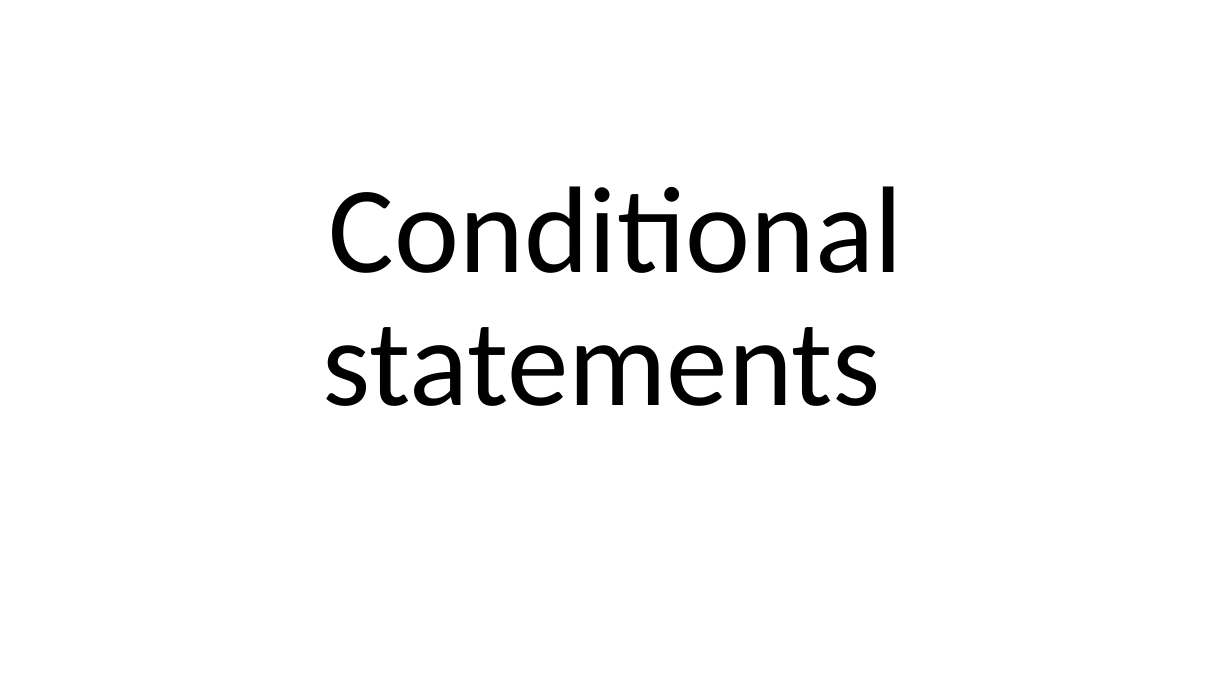
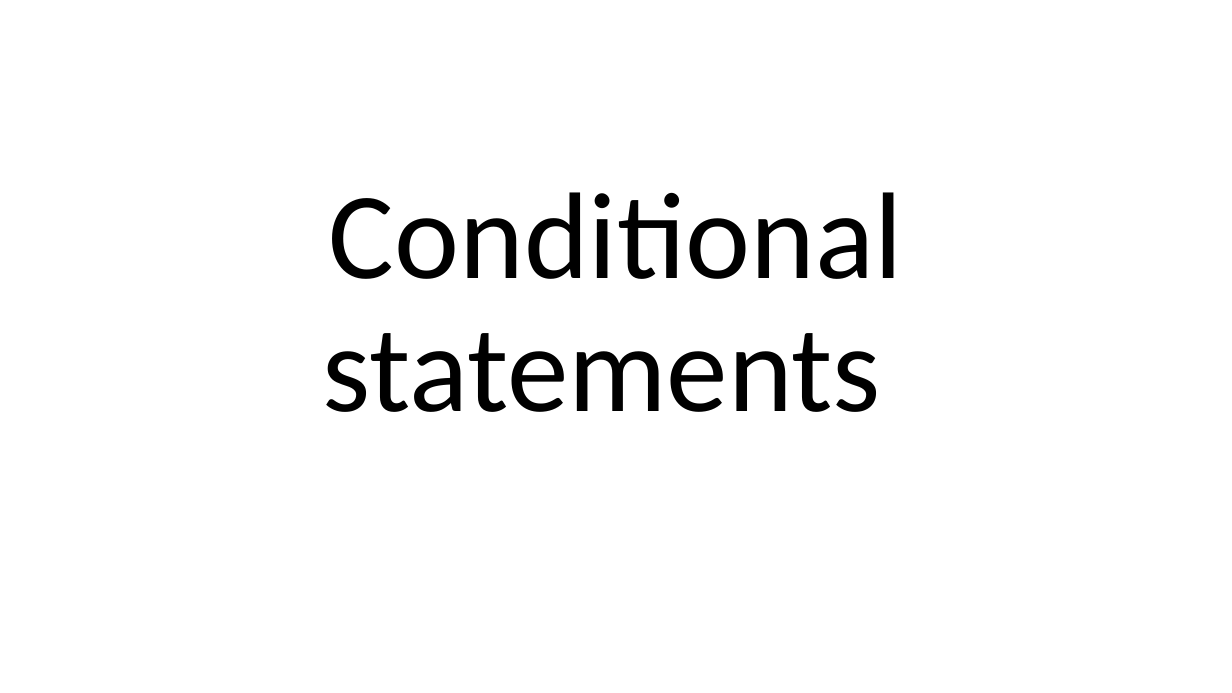
Before and after one commit to perslaursen/OOProg22, a slide deck: slide 1 of Chap/Prog02/Presentations/ConditionalStatements.pptx. Drawn at 1232x693 pixels with LibreOffice and Linux fonts; fonts in the diff are those of the drawing. Boxes give left, top, right and bottom in pixels: in the first picture for what was removed or moved away, otherwise in the second. Text is boxed around its words. In the diff, an @@ line names an element or a change of style, - is before the commit and + after.

```diff
--- a/Chap/Prog02/Presentations/ConditionalStatements.pptx
+++ b/Chap/Prog02/Presentations/ConditionalStatements.pptx
@@ title "Conditional statements": place and size @@
-title "Conditional statements" at (323,186,903,406)
+title "Conditional statements" at (323,192,903,412)
```
Also in this commit, not shown: 33 other files.
